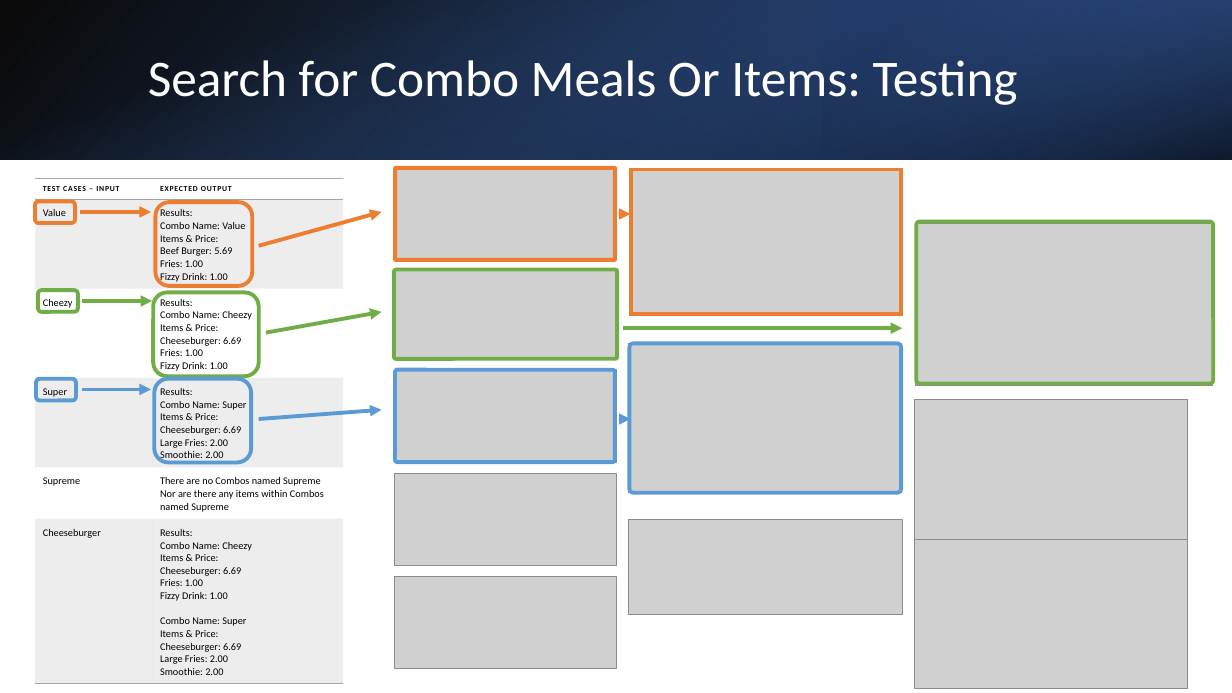
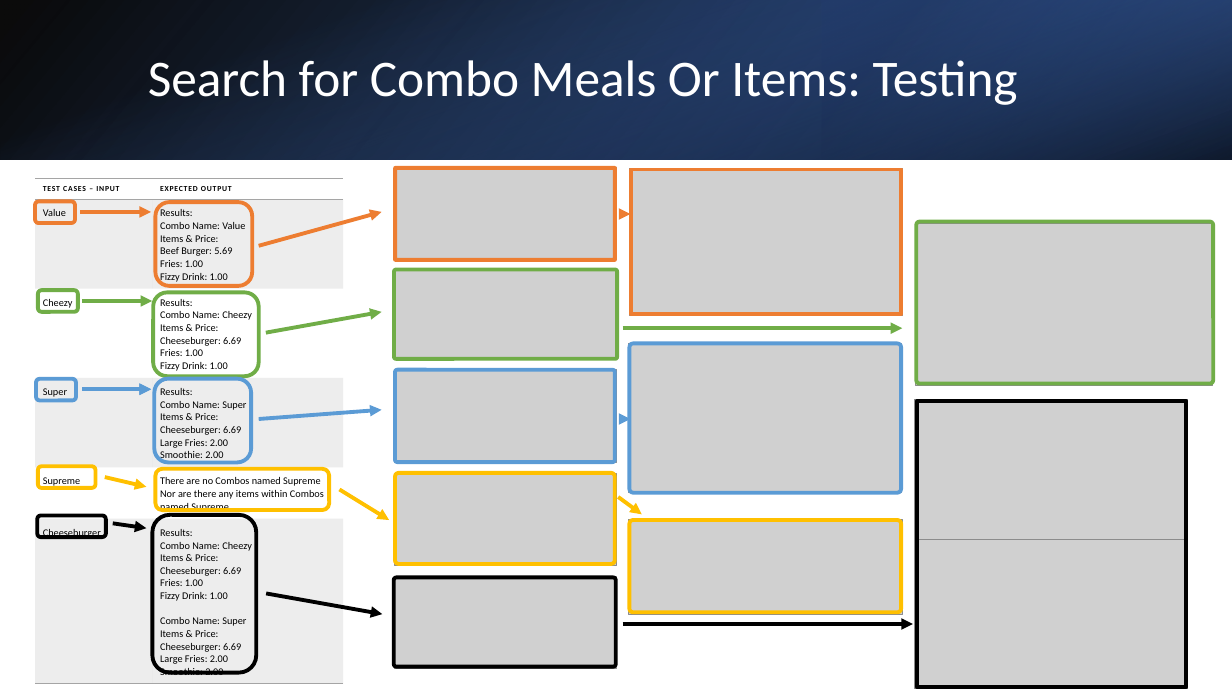
Before and after one commit to PIETERSEelmeEP/Assessment, a slide deck: slide 17 of 2.7 and 2.8 Documentation Template 1.pptx. Drawn at 1232x693 pixels with LibreOffice and Linux fonts; fonts in the diff are those of the drawing; grey boxes stand for pictures. Boxes give left, top, right and bottom in pixels: in the first picture for what was removed or moved away, otherwise in the second. Text is boxed around its words. In the diff, an @@ line names an element or a change of style, - is before the commit and + after.

```diff
--- a/2.7 and 2.8 Documentation Template 1.pptx
+++ b/2.7 and 2.8 Documentation Template 1.pptx
@@ rounded rectangle added at box(917, 401, 1186, 688), outline #000000 3 pt @@
@@ rounded rectangle added at box(38, 467, 95, 488), outline #FFC000 3 pt @@
@@ arrow added from (104, 477) to (146, 487), #FFC000 3 pt @@
@@ rounded rectangle added at box(155, 469, 329, 510), outline #FFC000 3 pt @@
@@ rounded rectangle added at box(396, 473, 616, 565), outline #FFC000 3 pt @@
@@ arrow added from (339, 490) to (389, 520), #FFC000 3 pt @@
@@ arrow added from (618, 497) to (642, 515), #FFC000 3 pt @@
@@ rounded rectangle added at box(37, 516, 105, 537), outline #000000 3 pt @@
@@ arrow added from (113, 523) to (146, 529), #000000 3 pt @@
@@ rounded rectangle added at box(152, 515, 256, 673), outline #000000 3 pt @@
@@ rounded rectangle added at box(629, 520, 901, 613), outline #FFC000 3 pt @@
@@ arrow added from (266, 593) to (383, 615), #000000 3 pt @@
@@ rounded rectangle added at box(394, 578, 616, 667), outline #000000 3 pt @@
@@ arrow added from (623, 624) to (913, 624), #000000 3 pt @@
```
Also in this commit, not shown: 7 other slides changed, 3 slides added, 7 slides removed.
